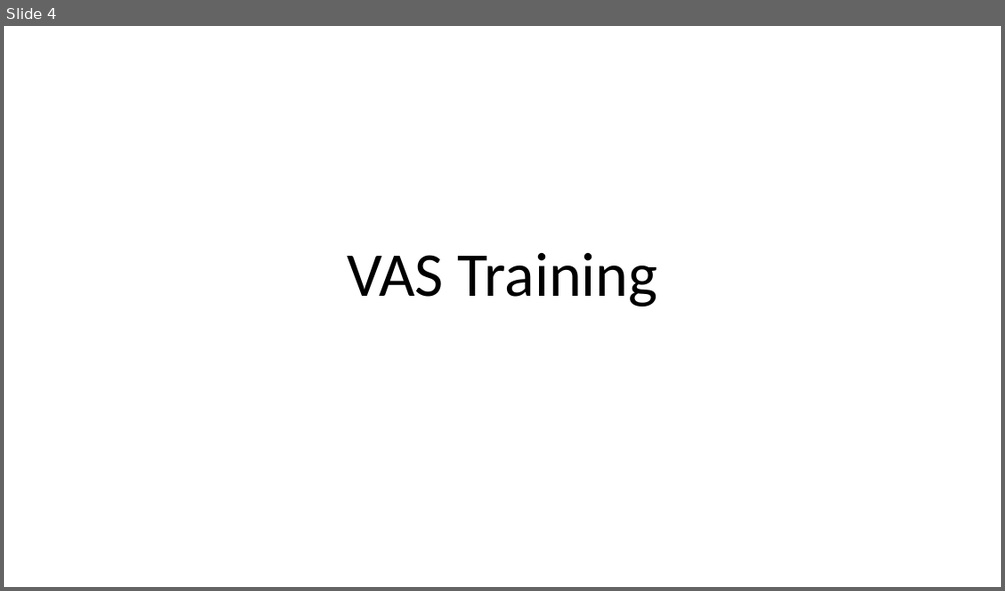
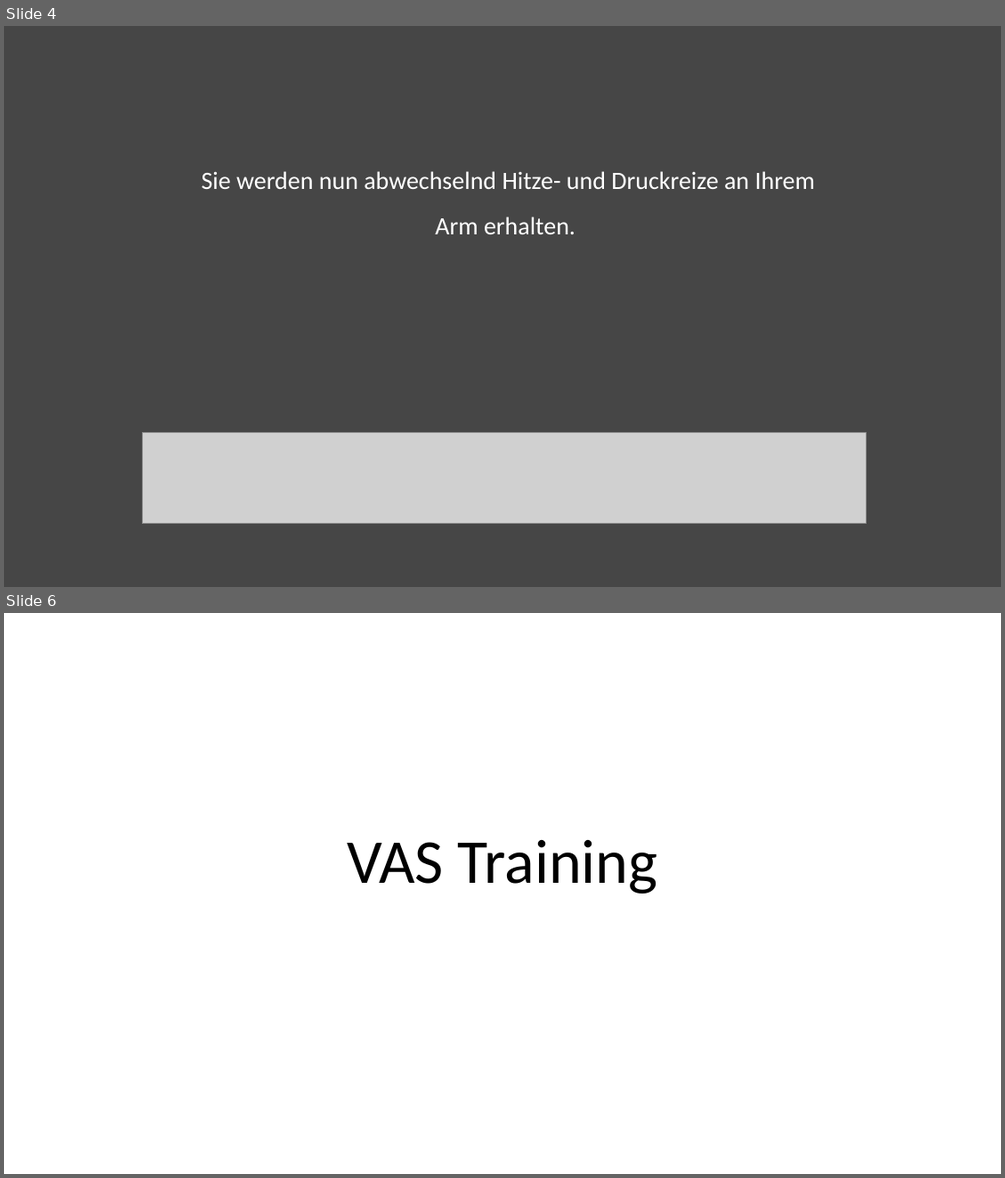
Before and after one commit to Nian-Jingqing/PEEP_fMRI, a slide deck: utils/img/VAS_Paradigm_Visuals.pptx. Shown one above the other, each under a label of ours: slide 4 before the commit, slides 4 and 6 after it; the slides between them are not shown. The pictures are 1005x591 and 1005x1178 pixels, drawn with LibreOffice and Linux fonts; fonts in the diff are those of the drawing; grey boxes stand for pictures. Boxes give left, top, right and bottom in pixels: in the first picture for what was removed or moved away, otherwise in the second. Text is boxed around its words. In the diff, an @@ line names an element or a change of style, - is before the commit and + after.

```diff
--- a/utils/img/VAS_Paradigm_Visuals.pptx
+++ b/utils/img/VAS_Paradigm_Visuals.pptx
@@ slide 4 added at (x1=4, y1=26, x2=1001, y2=587), background #464646 @@
@@ rectangle added at (x1=123, y1=67, x2=877, y2=524), fill #464646, outline #464646 1 pt @@
@@ text added at (x1=202, y1=171, x2=815, y2=234), 24 pt, text #FFFFFF @@
+Sie werden nun abwechselnd Hitze- und Druckreize an Ihrem Arm erhalten.
@@ picture added at (x1=142, y1=433, x2=866, y2=524) @@
@@ what was slide 4 is now slide 6 @@
```
Also in this commit, not shown: 2 slides changed, 1 other slide added, 19 other files.
